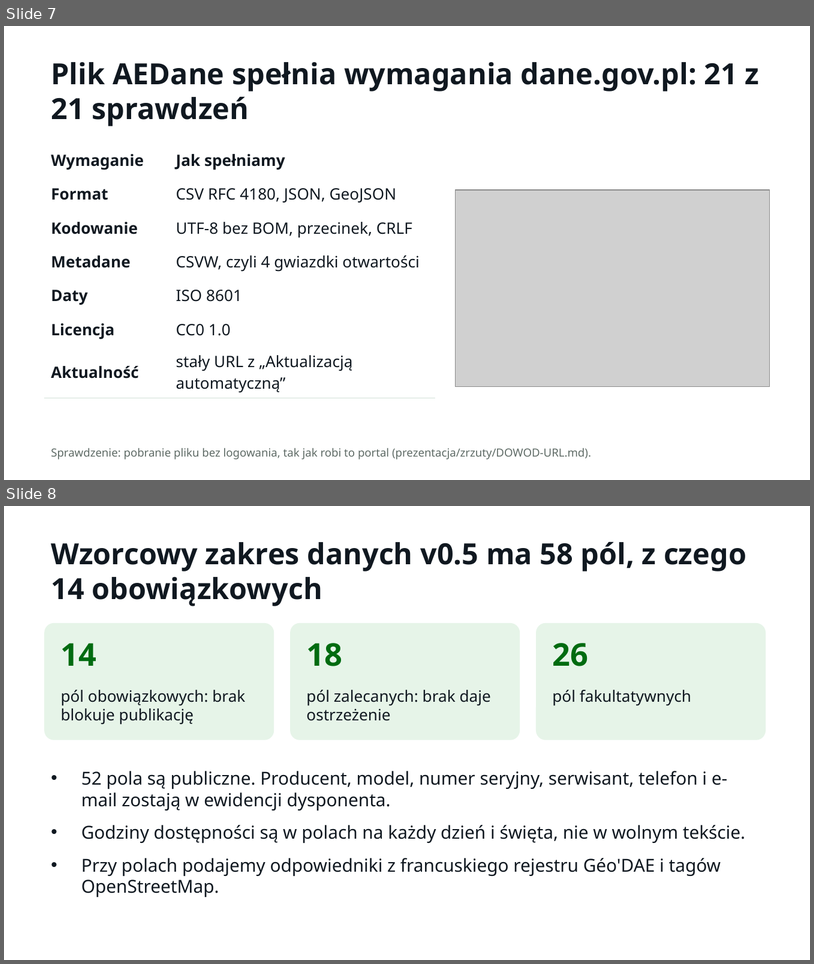
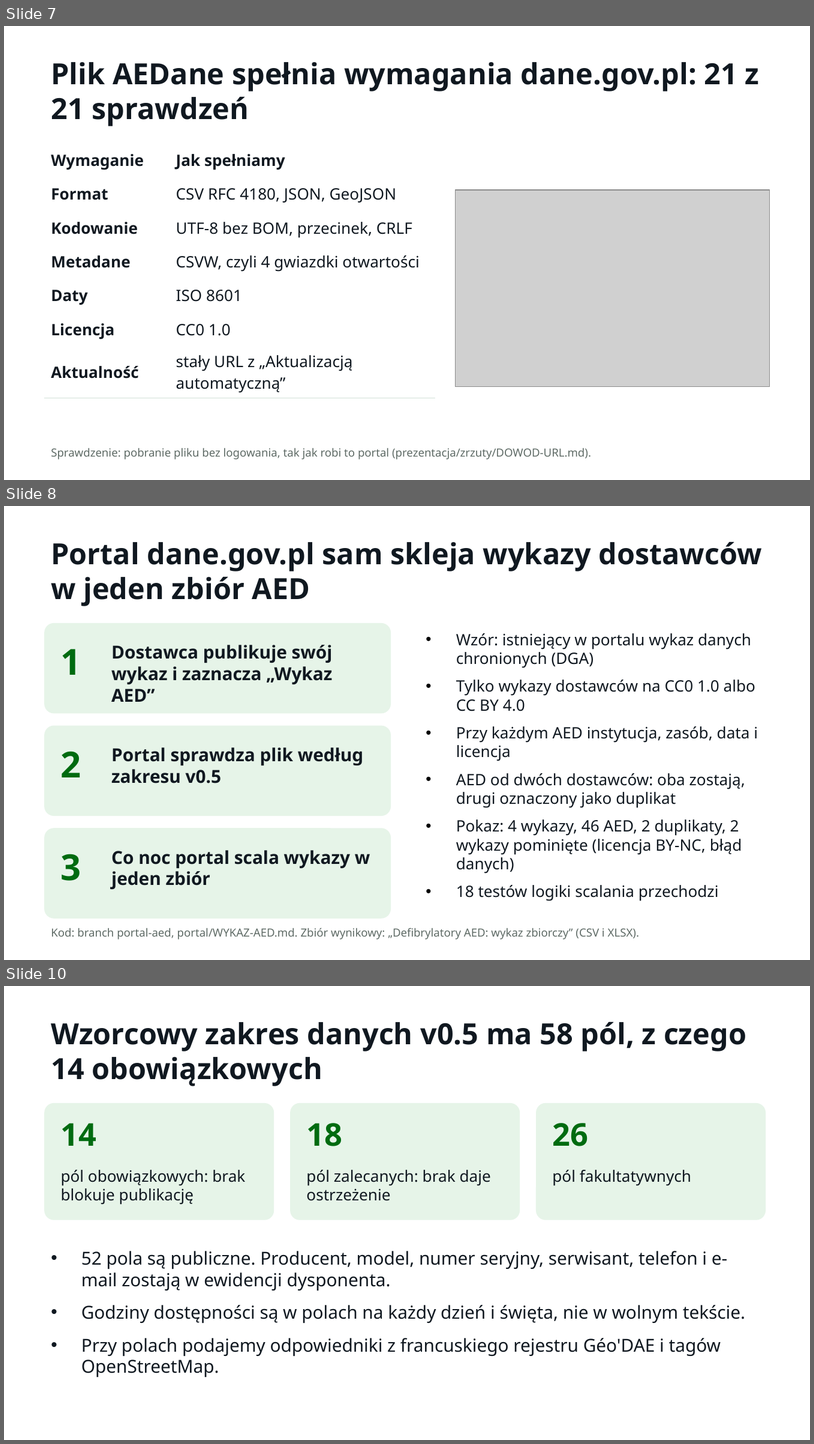
Before and after one commit to LastMinuteGameStudio/hacknation, a slide deck: prezentacja/AEDane – Misja AED (HackNation 2026).pptx. Shown one above the other, each under a label of ours: slides 7 and 8 before the commit, slides 7, 8 and 10 after it; the slides between them are not shown. The pictures are 814x964 and 814x1444 pixels, drawn with LibreOffice and Linux fonts; fonts in the diff are those of the drawing; grey boxes stand for pictures. Boxes give left, top, right and bottom in pixels: in the first picture for what was removed or moved away, otherwise in the second. Text is boxed around its words. In the diff, an @@ line names an element or a change of style, - is before the commit and + after.

```diff
--- a/prezentacja/AEDane – Misja AED (HackNation 2026).pptx
+++ b/prezentacja/AEDane – Misja AED (HackNation 2026).pptx
@@ slide 8 added at <box>4,506,810,960</box>, background #FFFFFF @@
@@ text added at <box>51,542,762,606</box>, 26 pt, text #101820, bold @@
+Portal dane.gov.pl sam skleja wykazy dostawców w jeden zbiór AED
@@ rounded rectangle added at <box>44,623,391,713</box>, fill #E6F4E8 @@
@@ text added at <box>61,649,81,675</box>, 32 pt, text #006B10, bold @@
+1
@@ text added at <box>111,645,333,702</box>, 16 pt, text #101820, bold @@
+Dostawca publikuje swój wykaz i zaznacza „Wykaz AED”
@@ text added at <box>456,633,758,901</box>, 14 pt, text #101820 @@
+• Wzór: istniejący w portalu wykaz danych chronionych (DGA)
+• Tylko wykazy dostawców na CC0 1.0 albo CC BY 4.0
+• Przy każdym AED instytucja, zasób, data i licencja
+• AED od dwóch dostawców: oba zostają, drugi oznaczony jako duplikat
+• Pokaz: 4 wykazy, 46 AED, 2 duplikaty, 2 wykazy pominięte (licencja BY-NC, błąd danych)
+• 18 testów logiki scalania przechodzi
@@ rounded rectangle added at <box>44,726,391,816</box>, fill #E6F4E8 @@
@@ text added at <box>61,751,81,777</box>, 32 pt, text #006B10, bold @@
+2
@@ text added at <box>111,747,363,783</box>, 16 pt, text #101820, bold @@
+Portal sprawdza plik według zakresu v0.5
@@ rounded rectangle added at <box>44,828,391,918</box>, fill #E6F4E8 @@
@@ text added at <box>61,853,81,880</box>, 32 pt, text #006B10, bold @@
+3
@@ text added at <box>111,850,371,889</box>, 16 pt, text #101820, bold @@
+Co noc portal scala wykazy w jeden zbiór
@@ text added at <box>51,927,639,939</box>, 10 pt, text #5F6B66 @@
+Kod: branch portal-aed, portal/WYKAZ-AED.md. Zbiór wynikowy: „Defibrylatory AED: wykaz zbiorczy” (CSV i XLSX).
@@ what was slide 8 is now slide 10 @@
```
Also in this commit, not shown: 4 slides changed, 1 other slide added.
